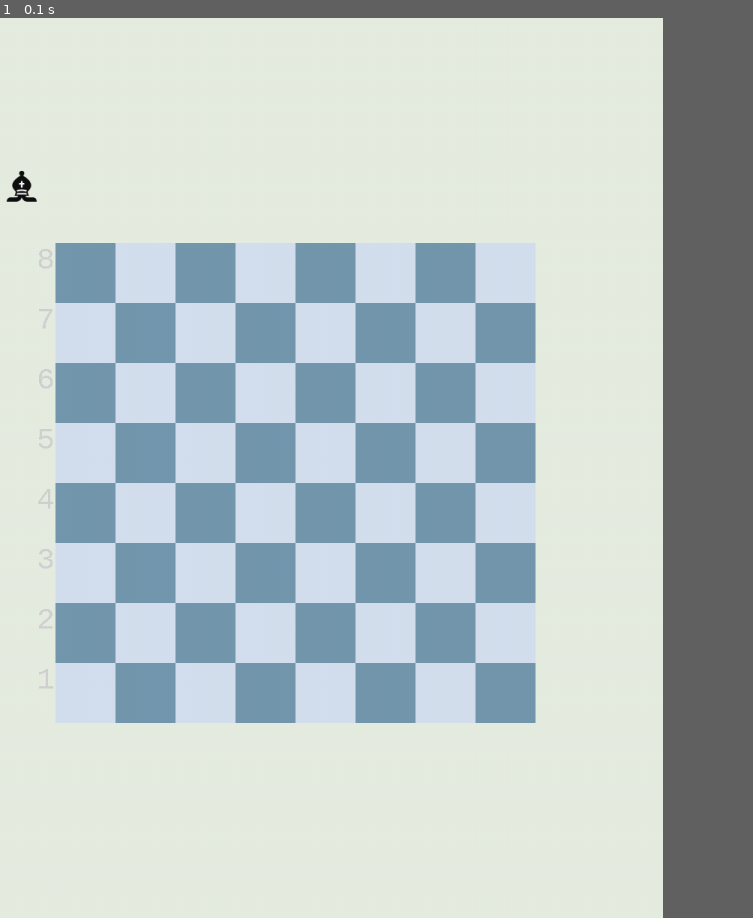
Above: before the commit, frame 1.
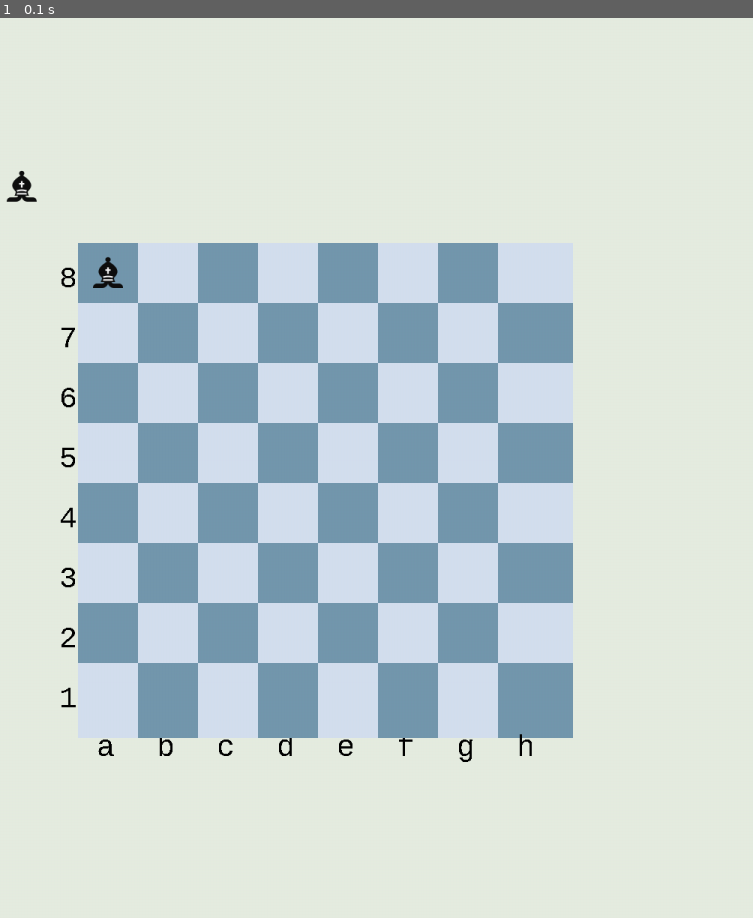
Above: after the commit, the same moment.

Repository: JoeMosko/SlopFish-Chess-Engine
Game: pygame game, started from main.py
The game is run twice, just before and just after one commit, with the same random seed, the same clock (stepped at 60 frames per second) and the same inputs.
Inputs:
- Up to frame 1 (0.1 s): no input
In our replay, the window is 810x900 before the commit and 900x900 after it. These sizes can differ from the game's own. Grey fills any space a smaller window leaves; there, only what the larger window draws over its background counts as a difference.

The runs differ from the first frame. In frame 1, 15% of the frame differs, in the area x 5-77%, y 25-83%.

Commit message:
more work on board representation need to fix last file being bigger than the rest

Diff:
--- a/PygameBoard.py
+++ b/PygameBoard.py
@@ -1,9 +1,26 @@
 import pygame
 import sys
 import time
+#returns x y coordinates of a specific spot on the board (need to make sure the board stays in the same spot)
+def get_board_coordinates(square : str) -> tuple:
+     SQUARE_COORDINATES = {
+          "a1" : (300,300),
+          "a2" : (300,300),
+          "a3" : (300,300),
+          "a4" : (300,300),
+          "a5" : (300,300),
+          "a6" : (300,300),
+          "a7" : (300,300),
+          "a8" : (300,300),
+
+
+     }
+     return 200,200
+
+
 def pygame_board():
     pygame.init()
-    WIDTH = 1080
+    WIDTH = 1200
     HEIGHT = 1200
     PIECE_X, PIECE_Y = 50, 50
     running = True
@@ -15,16 +32,20 @@
     screen_color = (230, 237, 225)
     dark_square_RGB = (116, 152, 174)
     light_square_RGB = (212, 223, 239)
-    text_color = (209, 209, 209)
+    text_color = (0, 0, 0)
 
     left_board_edge = WIDTH // 4.0
     #left, top, width, height
-    square_size = pygame.Rect(left_board_edge, HEIGHT/4.0, 80, 80)
+    square_size = pygame.Rect(left_board_edge, HEIGHT/4.0, 100, 100)
 
     #TODO: Need to figure out this equation to reset the left-most tile, hard code for now
 
     screen.fill(screen_color)
-
+    #draw numbers/letters
+    font = pygame.font.SysFont("monospace", 40)
+    column_names = ['a', 'b', 'c', 'd', 'e', 'f', 'g', 'h']
+    row_names = ['8', '7', '6', '5', '4', '3', '2', '1']
+    print_helper = 325
     #draw tiles
     for i in range(8):
         for j in range(4):
@@ -38,28 +59,28 @@
                 square_size.centerx += 80
                 pygame.draw.rect(screen, dark_square_RGB, square_size)
                 square_size.centerx += 80
-
+        #print ranks
+        current_number = font.render(row_names[i], 0, text_color)
+        screen.blit(current_number, (left_board_edge - 25, print_helper))
+        #print files
+        current_rank = font.render(column_names[i], 0, text_color)
+        screen.blit(current_rank, (print_helper, 950))
+        #move over squares
+        print_helper += 80
         square_size.centery += 80
         square_size.centerx = left_board_edge + (square_size.width / 2)
 
 
-    #draw numbers/letters
-    font = pygame.font.SysFont("monospace", 40)
-    column_names = ['a', 'b', 'c', 'd', 'e', 'f']
-    row_names = ['8', '7', '6', '5', '4', '3', '2', '1']
-    print_helper = 300
-    #printing rows
-    for i in range(8):
-        current_number = font.render(row_names[i], 0, text_color)
-        screen.blit(current_number, (left_board_edge - 25, print_helper))
-        print_helper += 80
-
 
     #load initial pieces
-    black_bishop = pygame.image.load('pieceImages/bB.svg').convert_alpha()
-    black_bishop = pygame.transform.smoothscale(black_bishop, (PIECE_X, PIECE_Y))
+    black_bishop1 = pygame.image.load('pieceImages/bB.svg').convert_alpha()
+    black_bishop2 = pygame.image.load('pieceImages/bB.svg').convert_alpha()
 
-    screen.blit(black_bishop, (200, 200))
+    black_bishop1 = pygame.transform.smoothscale(black_bishop1, (PIECE_X, PIECE_Y))
+    black_bishop2 = pygame.transform.smoothscale(black_bishop2, (PIECE_X, PIECE_Y))
+
+    screen.blit(black_bishop1, (315, 315))
+    screen.blit(black_bishop2, get_board_coordinates(" HI"))
 
     while running:
         #do these need to run in the loop?
